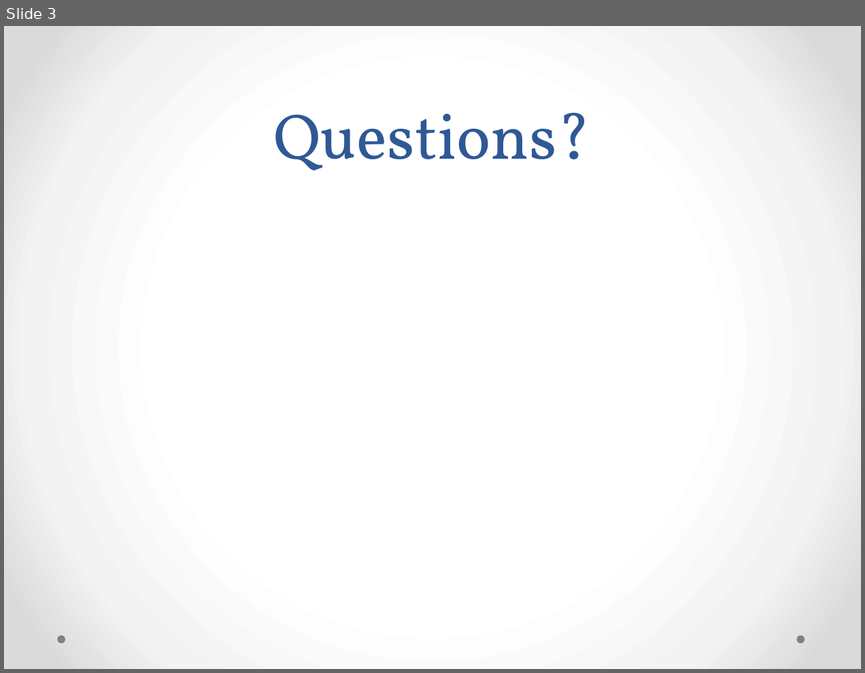
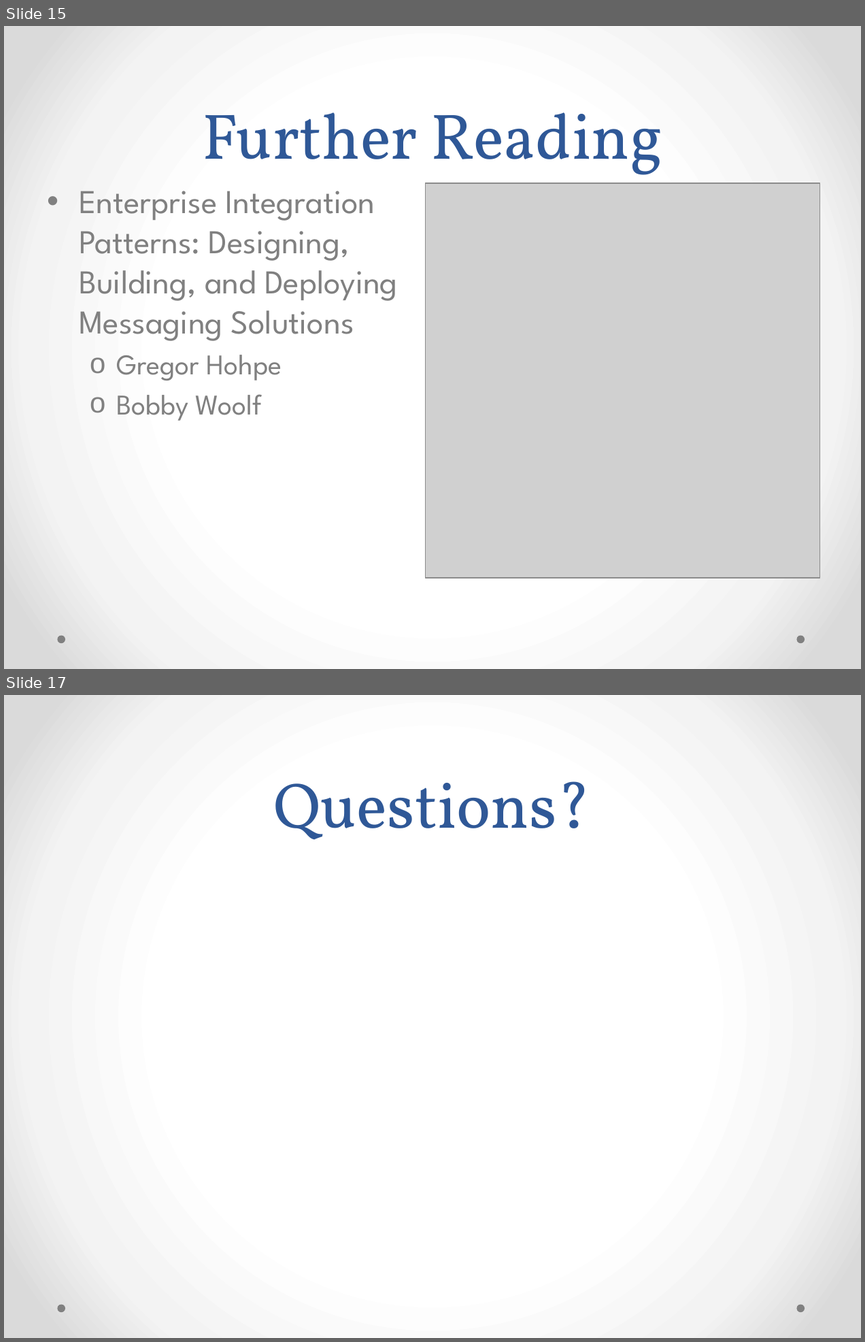
Before and after one commit to ekepes/Presentations, a slide deck: GetOnTheBus/Get on the Bus with MassTransit.pptx. Shown one above the other, each under a label of ours: slide 3 before the commit, slides 15 and 17 after it; the slides between them are not shown. The pictures are 865x673 and 865x1342 pixels, drawn with LibreOffice and Linux fonts; fonts in the diff are those of the drawing; grey boxes stand for pictures. Boxes give left, top, right and bottom in pixels: in the first picture for what was removed or moved away, otherwise in the second. Text is boxed around its words. In the diff, an @@ line names an element or a change of style, - is before the commit and + after.

Commit message:
GetOnTheBus slides are kinda ready. The basic structure is there - might want to find some nice pictures or something.

```diff
--- a/GetOnTheBus/Get on the Bus with MassTransit.pptx
+++ b/GetOnTheBus/Get on the Bus with MassTransit.pptx
@@ slide 15 added at [4, 26, 861, 669], background gradient #FFFFFF to #F4F4F4 to #DADADA; not listed: 2 template elements that a slide beside it also shows @@
@@ title added at [203, 112, 662, 187], 54 pt, text #2F5897 @@
+Further Reading
@@ picture added at [426, 183, 820, 577] @@
@@ text added at [79, 191, 398, 420], 28 pt, text #808080 @@
+• Enterprise Integration Patterns: Designing, Building, and Deploying Messaging Solutions
+  o Gregor Hohpe
+  o Bobby Woolf
@@ what was slide 3 is now slide 17 @@
```
Also in this commit, not shown: 3 slides changed, 13 other slides added, 1 other file.
